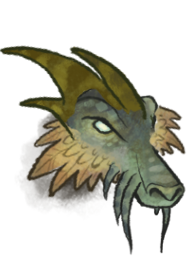
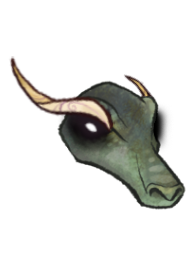
Layer changes from the first (192, 256) image to the second:
added layer "Haunt Shadow Horns Untinted.png" above "Head/Face Details" over [9,56,174,162]
hid "Background" (6th of 17) over [0,45,156,142]
hid "Background" (12th of 17) over [65,149,172,256]
hid "Background" (13th of 17) over [14,104,187,221]
hid "Background" (16th of 17) over [153,205,172,254]
